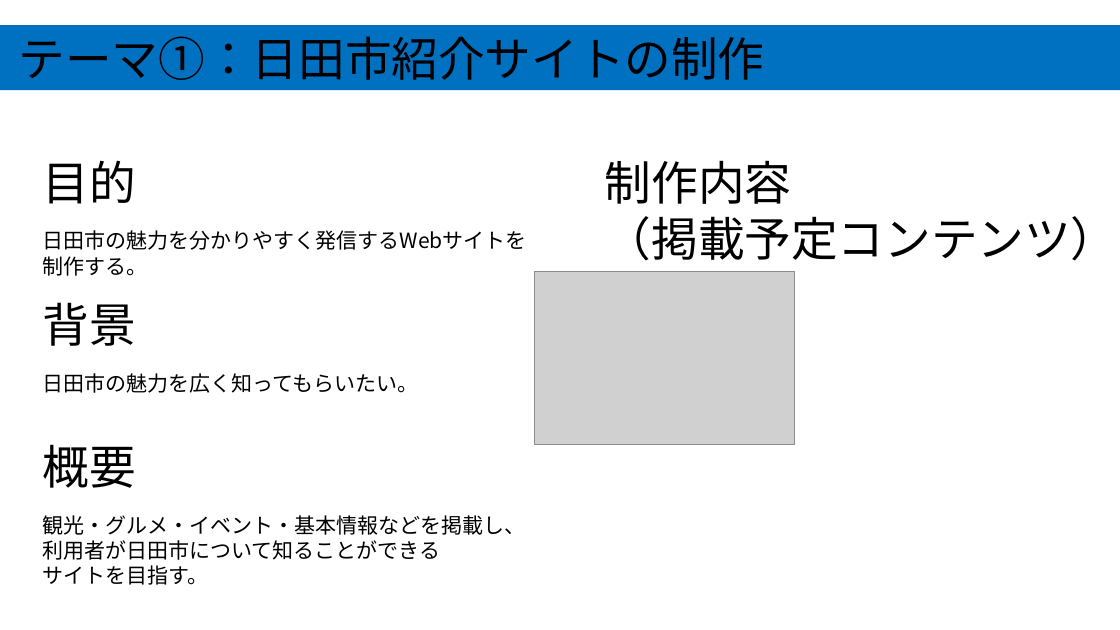
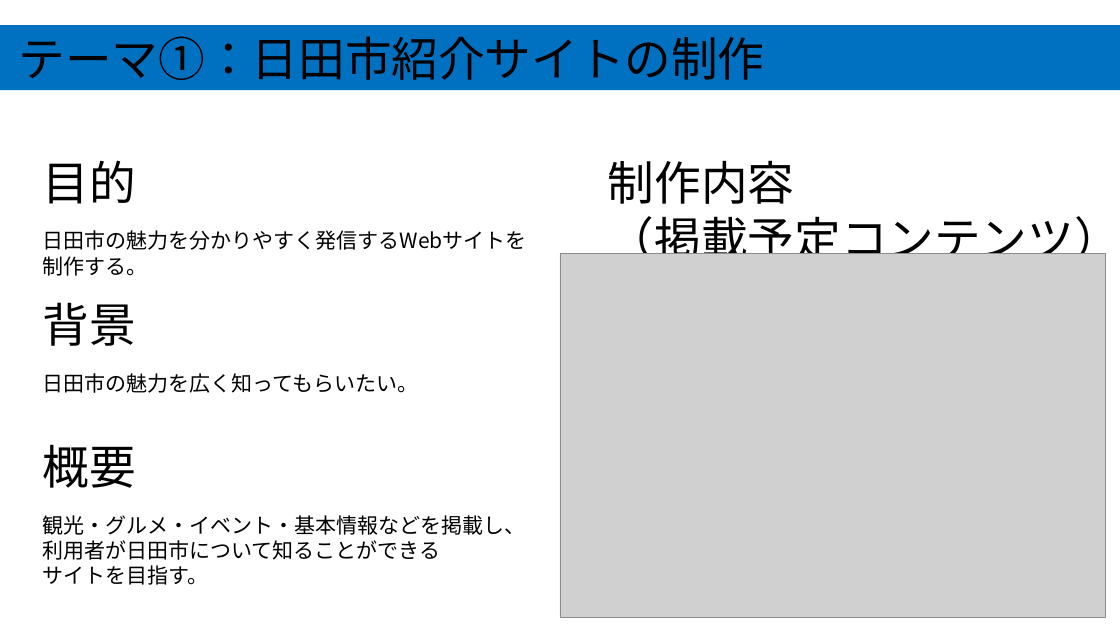
Before and after one commit to ckg25098-lang/zemi, a slide deck: slide 2 of 中間発表.pptx. Drawn at 1120x630 pixels with LibreOffice and Linux fonts; fonts in the diff are those of the drawing; grey boxes stand for pictures. Boxes give left, top, right and bottom in pixels: in the first picture for what was removed or moved away, otherwise in the second. Text is boxed around its words. In the diff, an @@ line names an element or a change of style, - is before the commit and + after.

```diff
--- a/中間発表.pptx
+++ b/中間発表.pptx
@@ text "制作内容" rewrapped from [605,160,1118,261] to [608,160,1120,269] @@
@@ picture added at [560,254,1107,618] @@
@@ picture removed at [535,271,795,444] @@
```
Also in this commit, not shown: 1 other slide changed.
